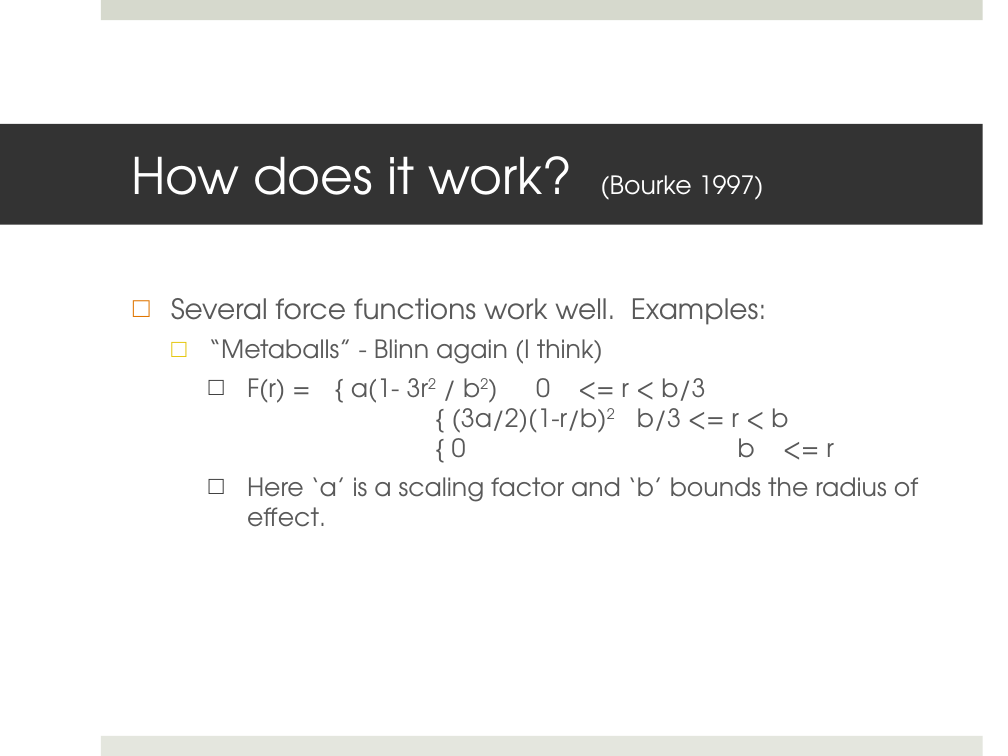
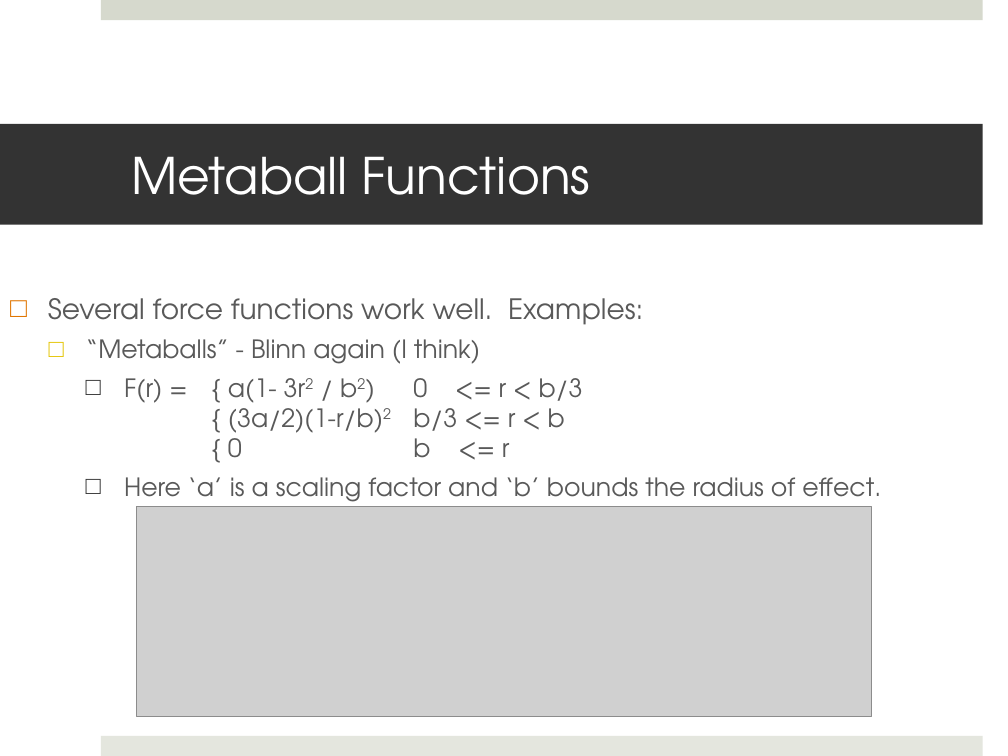
Before and after one commit to shaffer1/UIllinois_Rendering, a slide deck: slide 10 of Lecture 37 - Implicits.pptx (slide 11 before the commit). Drawn at 1008x756 pixels with LibreOffice and Linux fonts; fonts in the diff are those of the drawing; grey boxes stand for pictures. Boxes give left, top, right and bottom in pixels: in the first picture for what was removed or moved away, otherwise in the second. Text is boxed around its words. In the diff, an @@ line names an element or a change of style, - is before the commit and + after.

```diff
--- a/Lecture 37 - Implicits.pptx
+++ b/Lecture 37 - Implicits.pptx
@@ title at (131, 156, 590, 195): text changed @@
-How does it work? (Bourke 1997)
+Metaball Functions
@@ text "Several force functions work well. ..." rewrapped from (171, 298, 918, 527) to (48, 298, 881, 508) @@
@@ picture added at (136, 507, 871, 717) @@
```
Also in this commit, not shown: 2 other slides changed, 1 slide added, 2 slides removed.
